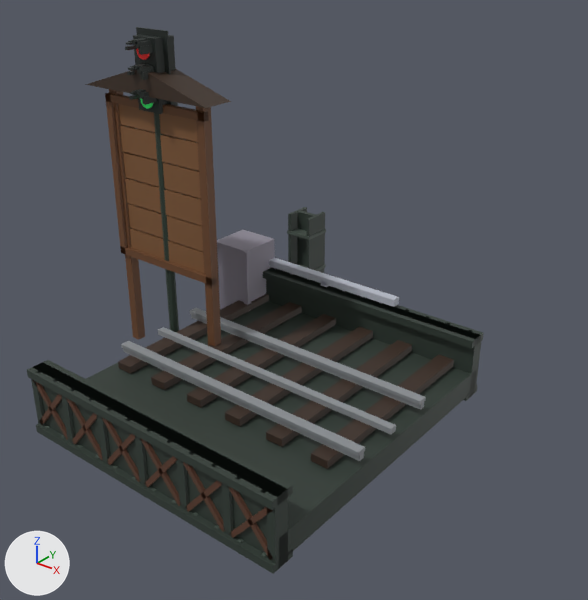
Renders of the glTF model public/models/street.glb from each side of a commit.
Both versions are drawn from a camera (50 mm lens) standing at (6.07, -5.46, 4.57) and looking at (1.55, 0.2, 1.06). Arrows for +X, +Y and +Z are at lower left; the lights stay in place. The first picture is the older version.

In view in the first picture: 'ElColumn', 'ElSpan', 'OverpassPillar', 'OverpassRail', 'TrafficSignal', 'WantedBoard' and 2 more.
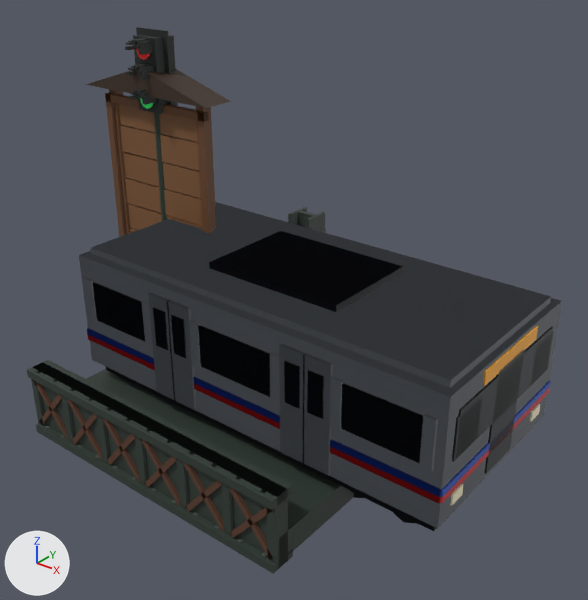
Location of each change, (x1, y1, x2, y2) in pixels of the pictures (588 x 600 px):
'ElCarFront', added: after (79, 202, 562, 531)
    faces in mat_elcarsteel (light grey #b4bac2): (79, 202, 562, 529)
    faces in mat_elcarglass (black #1c2228): (93, 282, 553, 464)
    faces in mat_elcarunder (dark grey #30333a): (106, 231, 436, 531)
    faces in mat_elcardoor (grey #9ea4ac): (148, 292, 333, 476)
    faces in mat_elcarsign (orange #ffb030): (483, 326, 538, 386)
'ElCar', added: after (87, 328, 554, 504)
    faces in mat_elcarglass (black #1c2228): (452, 331, 554, 474)
    faces in mat_elcarblue (blue #2a4fb0): (87, 328, 550, 497)
    faces in mat_elcarred (red #c8282e): (87, 334, 441, 504)
'ElSpan', unchanged, covered by the edit: before (27, 267, 484, 574); after (27, 360, 354, 574)
'OverpassPillar', unchanged, covered by the edit: before (217, 230, 275, 312)
'ElColumn', unchanged, covered by the edit: before (287, 207, 326, 273); after (288, 207, 326, 233)
'OverpassRail', unchanged, covered by the edit: before (269, 258, 399, 307)

The change, as a list of edits to the scene's bpy script:
```text
Add mat_elcarsteel:
    mat_elcarsteel = principled_material('elCarSteel')
    mat_elcarsteel.base_color = (0.456, 0.491, 0.539)  # light grey #b4bac2
    mat_elcarsteel.roughness = 0.6
Add mat_elcardoor:
    mat_elcardoor = principled_material('elCarDoor')
    mat_elcardoor.base_color = (0.342, 0.371, 0.413)  # grey #9ea4ac
    mat_elcardoor.roughness = 0.6
Add mat_elcarsign:
    mat_elcarsign = principled_material('elCarSign')
    mat_elcarsign.base_color = (1.0, 0.434, 0.0296)  # orange #ffb030
    mat_elcarsign.roughness = 0.6
Add mat_elcarred:
    mat_elcarred = principled_material('elCarRed')
    mat_elcarred.base_color = (0.578, 0.0212, 0.0273)  # red #c8282e
    mat_elcarred.roughness = 0.6
Add mat_elcarlamp:
    mat_elcarlamp = principled_material('elCarLamp')
    mat_elcarlamp.base_color = (1.0, 0.905, 0.631)  # beige #fff4d0
    mat_elcarlamp.roughness = 0.6
Add mat_elcarblue:
    mat_elcarblue = principled_material('elCarBlue')
    mat_elcarblue.base_color = (0.0232, 0.0782, 0.434)  # blue #2a4fb0
    mat_elcarblue.roughness = 0.6
Add mat_elcarglass:
    mat_elcarglass = principled_material('elCarGlass')
    mat_elcarglass.base_color = (0.0116, 0.016, 0.0212)  # black #1c2228
    mat_elcarglass.roughness = 0.6
Add mat_elcarunder:
    mat_elcarunder = principled_material('elCarUnder')
    mat_elcarunder.base_color = (0.0296, 0.0331, 0.0423)  # dark grey #30333a
    mat_elcarunder.roughness = 0.6
Add me_elcarfront:
    me_elcarfront.from_pydata(...)  # 438 vertices, 700 faces; spans x 0.0..3.99, y -1.18..0.79, z 0.0..1.7
    # faces by material slot: [168, 48, 216, 36, 36, 160, 12, 24]
    me_elcarfront.materials.append(mat_elcarsteel)  # light grey #b4bac2
    me_elcarfront.materials.append(mat_elcardoor)  # grey #9ea4ac
    me_elcarfront.materials.append(mat_elcarglass)  # black #1c2228
    me_elcarfront.materials.append(mat_elcarblue)  # blue #2a4fb0
    me_elcarfront.materials.append(mat_elcarred)  # red #c8282e
    me_elcarfront.materials.append(mat_elcarunder)  # dark grey #30333a
    me_elcarfront.materials.append(mat_elcarsign)  # orange #ffb030
    me_elcarfront.materials.append(mat_elcarlamp)  # beige #fff4d0
Add me_elcar:
    me_elcar.from_pydata(...)  # 424 vertices, 664 faces; spans x 0.0..3.99, y -1.18..0.79, z 0.0..1.7
    # faces by material slot: [168, 48, 240, 24, 24, 160]
    me_elcar.materials.append(mat_elcarsteel)  # light grey #b4bac2
    me_elcar.materials.append(mat_elcardoor)  # grey #9ea4ac
    me_elcar.materials.append(mat_elcarglass)  # black #1c2228
    me_elcar.materials.append(mat_elcarblue)  # blue #2a4fb0
    me_elcar.materials.append(mat_elcarred)  # red #c8282e
    me_elcar.materials.append(mat_elcarunder)  # dark grey #30333a
Add ob_elcarfront:
    ob_elcarfront = bpy.data.objects.new('ElCarFront', me_elcarfront)
    ob_elcarfront.location = (0.0, 0.0, 0.0)
Add ob_elcar:
    ob_elcar = bpy.data.objects.new('ElCar', me_elcar)
    ob_elcar.location = (0.0, 0.0, 0.0)
```
